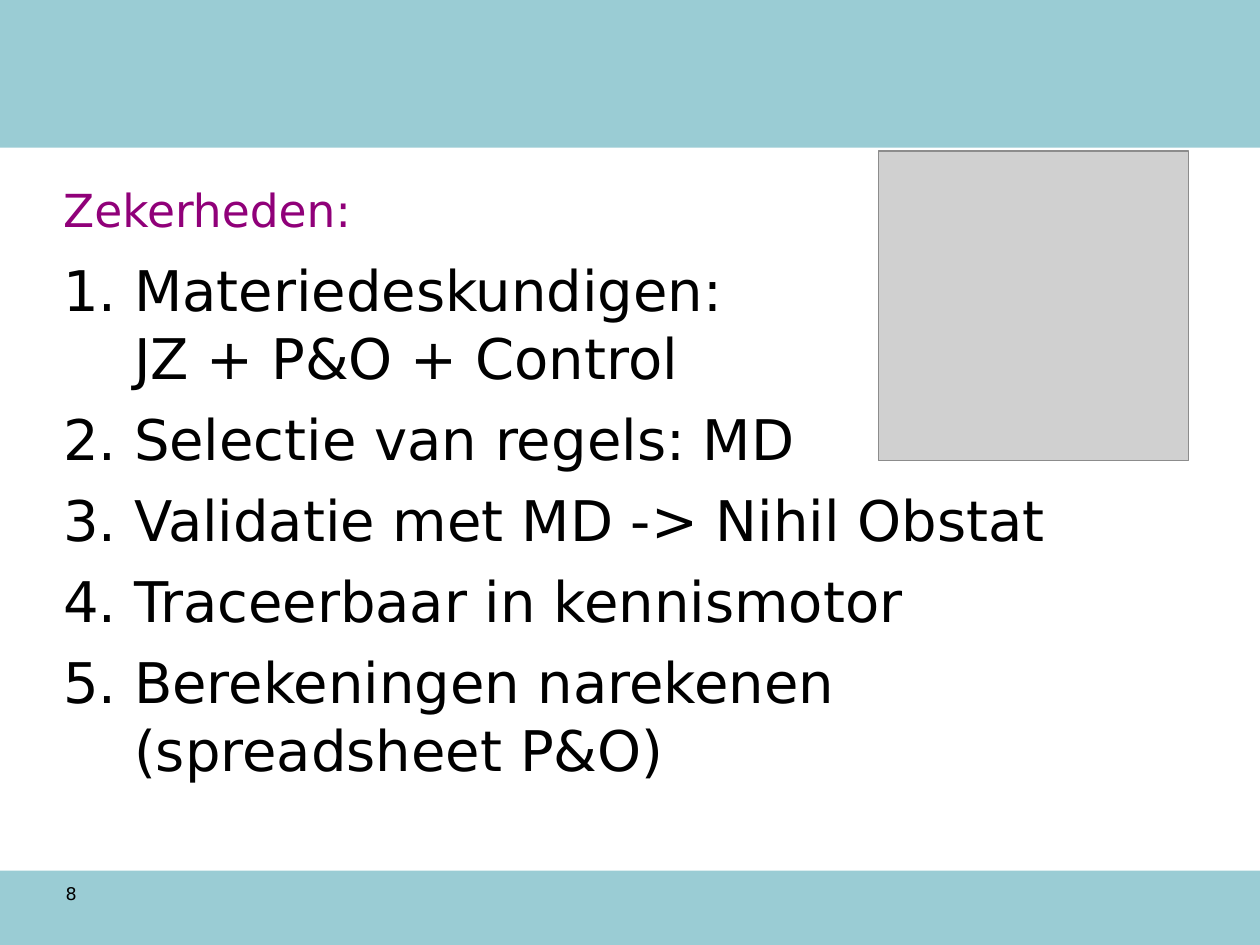
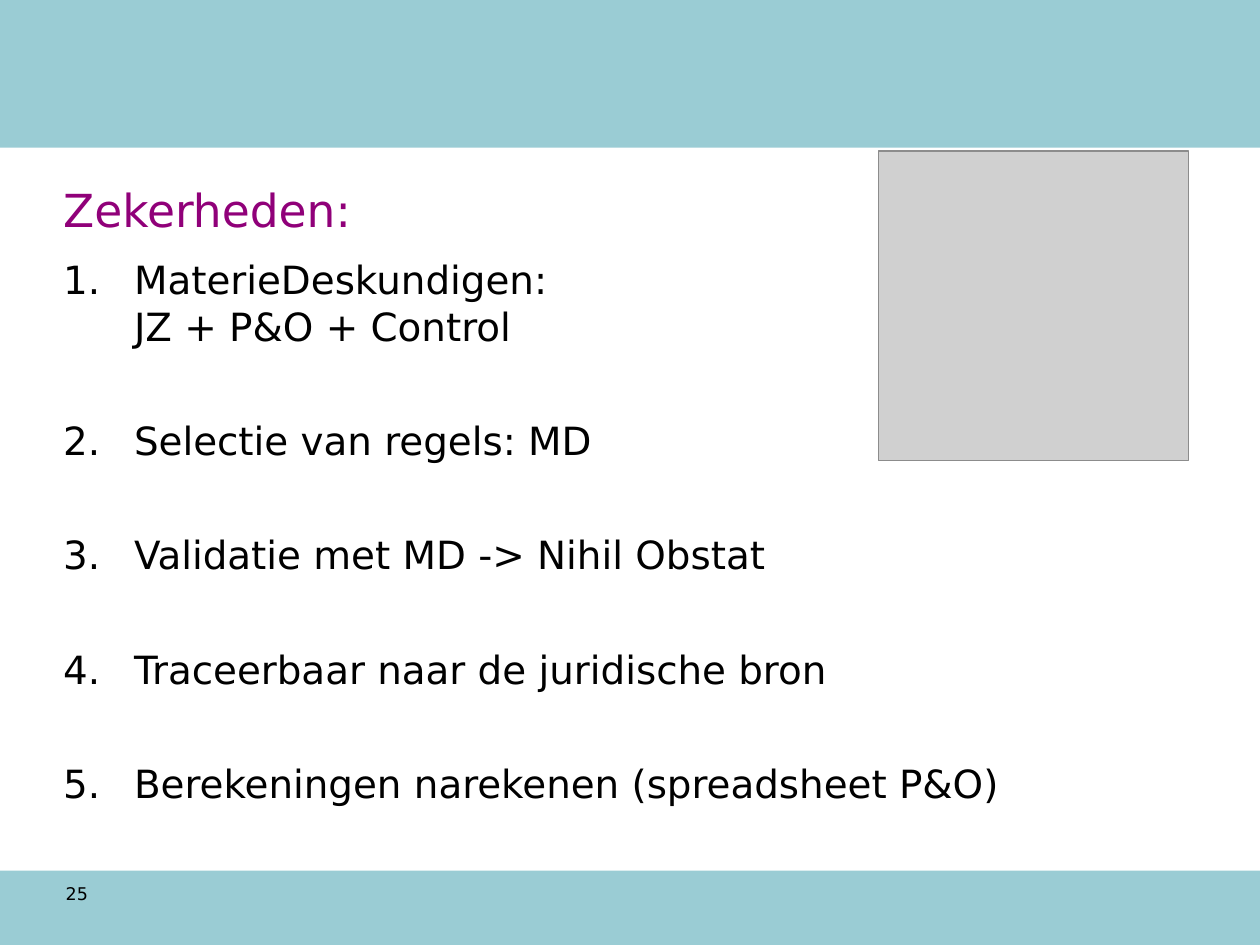
Before and after one commit to AmpersandTarski/ampersand-models, a slide deck: slide 25 of NVWA DTV/werkdocumenten/TO 12 augustus.ppt (slide 8 before the commit). Drawn at 1260x945 pixels with LibreOffice and Linux fonts; fonts in the diff are those of the drawing; grey boxes stand for pictures; background and template pictures are left out. Boxes give left, top, right and bottom in pixels: in the first picture for what was removed or moved away, otherwise in the second. Text is boxed around its words. In the diff, an @@ line names an element or a change of style, - is before the commit and + after.

```diff
--- a/NVWA DTV/werkdocumenten/TO 12 augustus.ppt
+++ b/NVWA DTV/werkdocumenten/TO 12 augustus.ppt
@@ text at box(134, 264, 547, 349): text changed; size 32 to 22.2 pt @@
-1. Materiedeskundigen:
-   JZ + P&O + Control
+1. MaterieDeskundigen:
+   JZ + P&O + Control
@@ text at box(134, 425, 998, 806): size 32 to 22.2 pt in "Selectie van regels: MD", "Validatie met MD -> Nihil Obstat", "Berekeningen narekenen (spreadsheet P&O)"; less space between paragraphs @@
@@ text at box(134, 654, 826, 692): text changed; size 32 to 22.2 pt @@
-4. Traceerbaar in kennismotor
+4. Traceerbaar naar de juridische bron
@@ page number at box(66, 887, 88, 901): text changed @@
-8
+25
```
Also in this commit, not shown: 11 other slides changed, 24 slides added, 6 slides removed, 1 other file.
